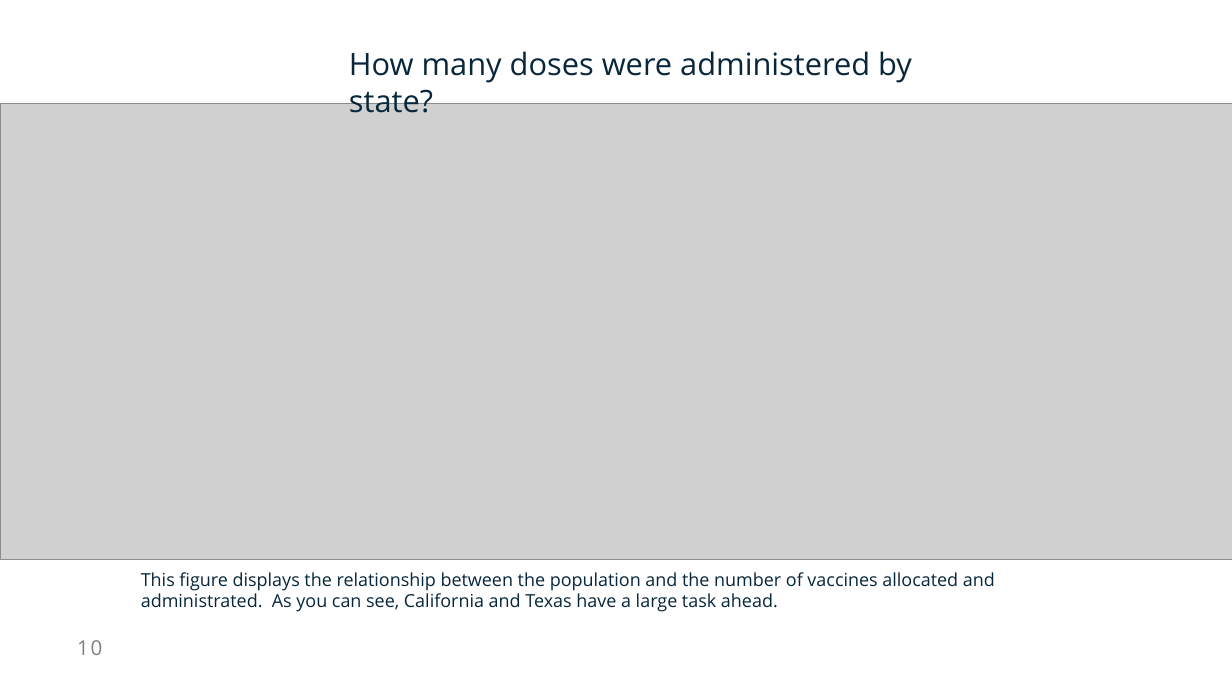
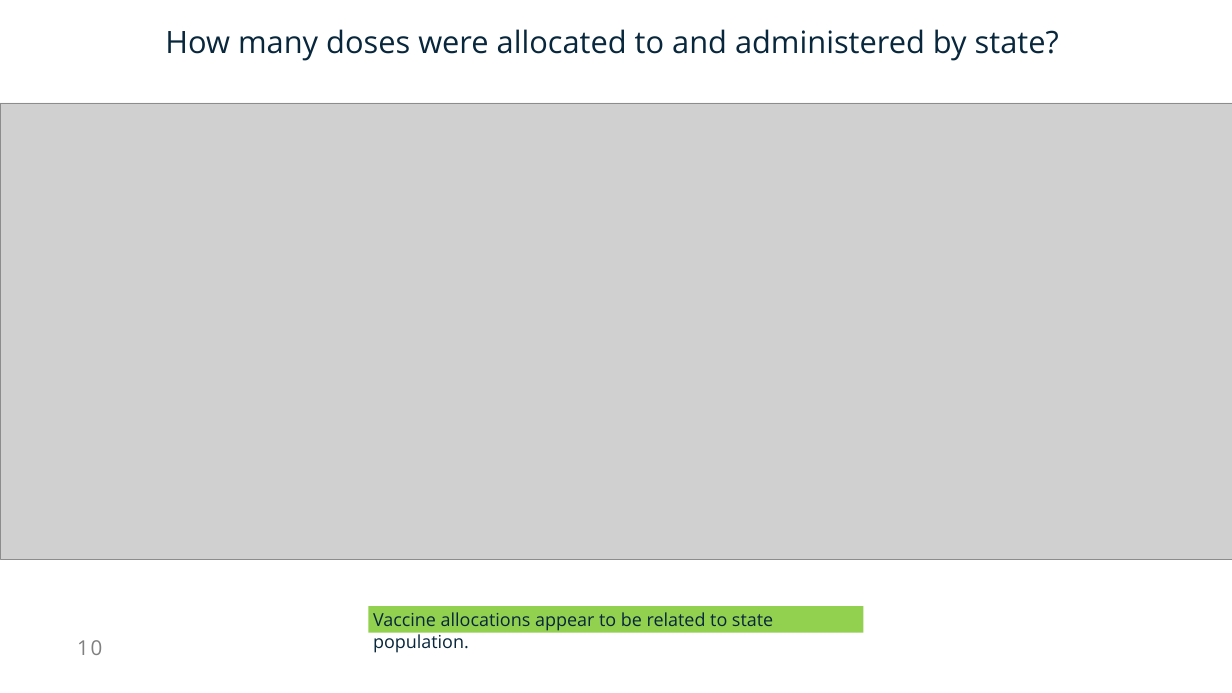
Before and after one commit to AnneNiemiec/Project_One, a slide deck: slide 10 of presentation/Project_one.pptx. Drawn at 1232x693 pixels with LibreOffice and Linux fonts; fonts in the diff are those of the drawing; grey boxes stand for pictures. Boxes give left, top, right and bottom in pixels: in the first picture for what was removed or moved away, otherwise in the second. Text is boxed around its words. In the diff, an @@ line names an element or a change of style, - is before the commit and + after.

```diff
--- a/presentation/Project_one.pptx
+++ b/presentation/Project_one.pptx
@@ text at (x1=165, y1=29, x2=1059, y2=61): text changed @@
-How many doses were administered by state?
+How many doses were allocated to and administered by state?
@@ text removed at (x1=141, y1=572, x2=995, y2=612) @@
-This figure displays the relationship between the population and the number of vaccines allocated and administrated. As you can see, California and Texas have a large task ahead.
@@ rectangle added at (x1=368, y1=606, x2=863, y2=633), fill #92D050, 28 pt, text #08273C @@
+Vaccine allocations appear to be related to state population.
```
Also in this commit, not shown: 6 other slides changed, 7 slides added, 5 slides removed, 2 other files.
